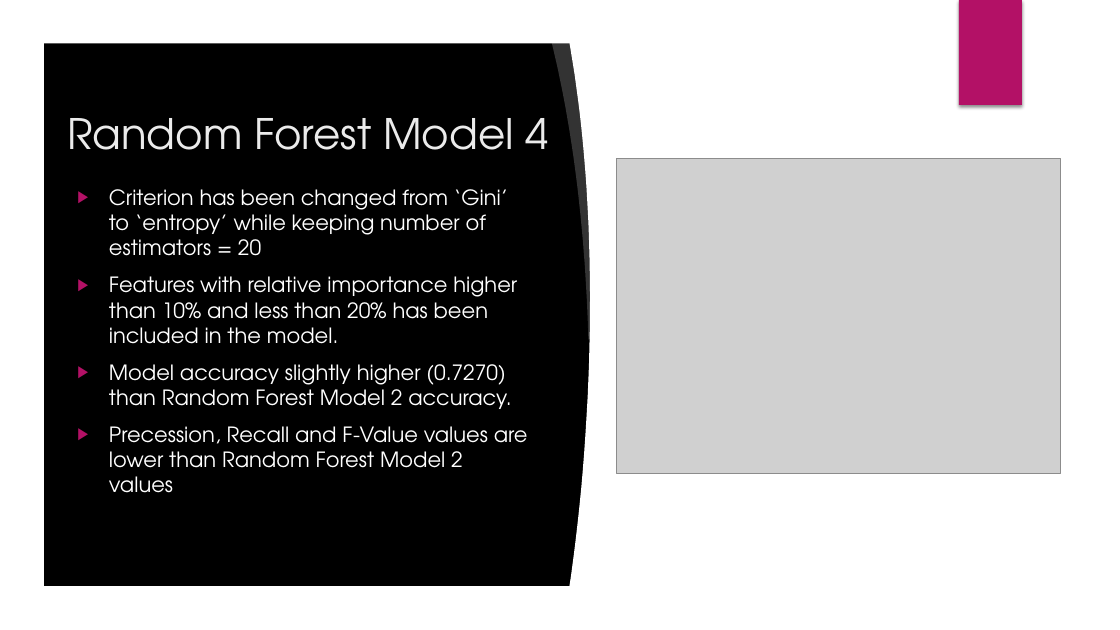
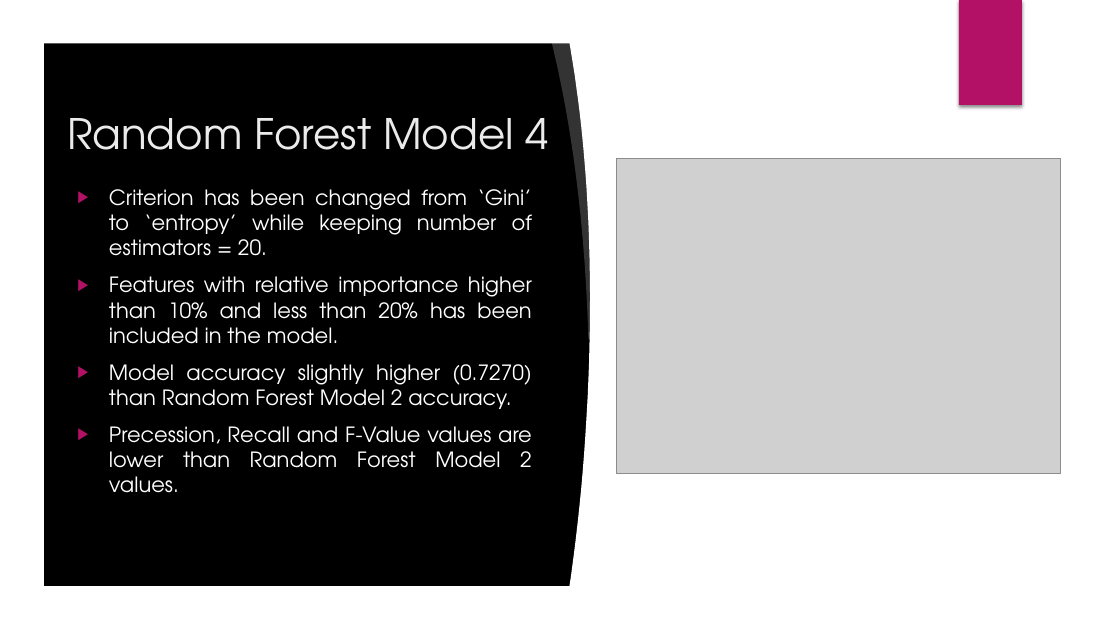
Before and after one commit to romer1979/Fatal-Accidents-in-UK-, a slide deck: slide 30 of Fatal Accidents in UK.pptx (slide 26 before the commit). Drawn at 1120x630 pixels with LibreOffice and Linux fonts; fonts in the diff are those of the drawing; grey boxes stand for pictures; background and template pictures are left out. Boxes give left, top, right and bottom in pixels: in the first picture for what was removed or moved away, otherwise in the second. Text is boxed around its words. In the diff, an @@ line names an element or a change of style, - is before the commit and + after.

```diff
--- a/Fatal Accidents in UK.pptx
+++ b/Fatal Accidents in UK.pptx
@@ text at bbox=[109, 189, 532, 256]: text changed @@
-▶ Criterion has been changed from ‘Gini’ to ‘entropy’ while keeping number of estimators = 20
+▶ Criterion has been changed from ‘Gini’ to ‘entropy’ while keeping number of estimators = 20.
@@ text at bbox=[109, 276, 532, 409]: alignment left to justified @@
@@ text at bbox=[109, 426, 532, 493]: text changed @@
-▶ Precession, Recall and F-Value values are lower than Random Forest Model 2 values
+▶ Precession, Recall and F-Value values are lower than Random Forest Model 2 values.
```
Also in this commit, not shown: 18 other slides changed, 6 slides added.
